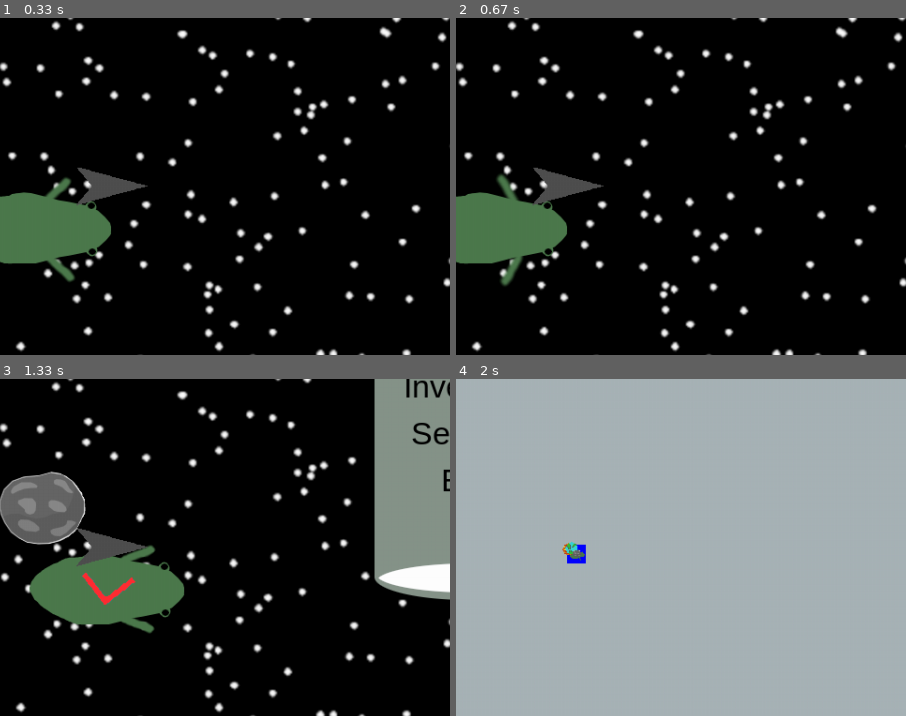
Above: before the commit, frames 1-4 (two rows, left to right).
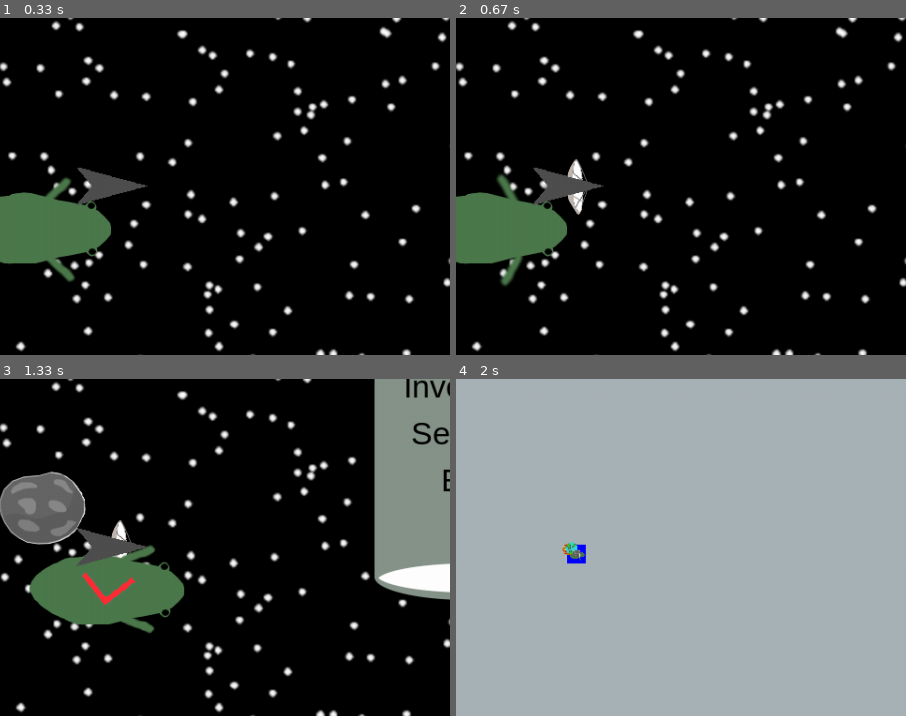
Above: after the commit, the same moments.

Repository: Jacob-OTW/Explorer-in-PyGame
Game: pygame game, started from main.py
Same seed, same stepped clock (60 frames per second), same inputs: the game is played once before the commit and once after it.
Inputs:
- Up to frame 1 (0.33 s): no input
- Up to frame 2 (0.67 s): tap U at 0.33 s
- Up to frame 3 (1.33 s): hold G 0.67-1.13 s; hold Up 0.67-1.13 s; tap E at 1.17 s
- Up to frame 4 (2 s): tap M at 1.5 s; hold U from 1.83 s (still down); hold Up from 1.83 s (still down); tap Space at 1.9 s
The pictures show only the part of the screen within x 38-88%, y 25-75%; the shares and areas given below are measured in that part.

Frame 1 is identical in both runs. In frame 2, 0.3% of the frame differs, in the area x 24-30%, y 41-59%; in frame 3, 0.2%; in frame 4, less than 0.1%.

Commit message:
Added Space probe, still needs code to effect planets etc. but it works

Diff:
--- a/main.py
+++ b/main.py
@@ -1,6 +1,5 @@
 import pygame
 import sys
-import random
 import time
 from settings import stage
 from player_obj import player_group, play
@@ -9,6 +8,8 @@
 from pop_up_obj import pop_up_group
 from shop_UI_obj import shop_ui_group, shop_ui, return_main_menu
 from nav_objs import mimic_group, Mimic, map_selector_group, map_selector, map_ui_group, map_ui, arrow_group
+from star_obj import Stars
+from space_probe_obj import space_probe_group, add_probe
 
 
 def HandleKeys():
@@ -17,79 +18,26 @@
             pygame.quit()
             sys.exit()
         if event.type == pygame.KEYDOWN:
-            if event.key == pygame.K_UP:
+            if event.key == pygame.K_UP:  # Cycle through menu up
                 shop_ui.selected -= 1
                 if shop_ui.selected < 0:
                     shop_ui.selected = shop_ui.max_shop_length
-            if event.key == pygame.K_DOWN:
+            if event.key == pygame.K_DOWN:  # Cycle through menu down
                 shop_ui.selected += 1
                 if shop_ui.selected > shop_ui.max_shop_length:
                     shop_ui.selected = 0
-            if event.key == pygame.K_RETURN:
+            if event.key == pygame.K_RETURN:  # Confirm Action in Shop UI
                 shop_ui.use()
-            if event.key == pygame.K_e:
+            if event.key == pygame.K_e:  # Open Shop_UI
                 shop_ui.shop = True
                 shop_ui.directory = []
                 shop_ui.shop_list = return_main_menu()
-            if event.key == pygame.K_m:
+            if event.key == pygame.K_m:  # Open and close map
                 map_ui.map = False if map_ui.map else True
-            if event.key == pygame.K_g:
+            if event.key == pygame.K_g:  # Cycle target for arrow and map
                 map_selector.next_target()
-
-
-class Stars:  # This class is used for the background tiles
-    StarList = []  # Objects are added to this list
-    test_img = pygame.image.load('Assets/BG/BG1.png').convert_alpha()  # Stored value for weight and height
-
-    @classmethod
-    def randomBG(cls):
-        # Returns one of the random images for the Background
-        return pygame.image.load(f'Assets/BG/BG{random.randint(1, 3)}.png').convert_alpha()
-
-    @classmethod
-    def draw(cls):
-        # This will move all the backgrounds and draw them
-        for star in cls.StarList:
-            star.move()
-            stage.screen.blit(star.img, star.position)
-
-    @classmethod
-    def addstars(cls):
-        # This will create and 4 objects with the correct starting points for a flawless background
-        for u in [(stage.SCREEN_WIDTH / 2 - cls.test_img.get_width() / 2,
-                   stage.SCREEN_HEIGHT / 2 - cls.test_img.get_height() / 2),
-                  (stage.SCREEN_WIDTH / 2 - cls.test_img.get_width() * 1.5,
-                   stage.SCREEN_HEIGHT / 2 - cls.test_img.get_height() / 2),
-                  (stage.SCREEN_WIDTH / 2 - cls.test_img.get_width() / 2,
-                   stage.SCREEN_HEIGHT / 2 - cls.test_img.get_height() * 1.5),
-                  (stage.SCREEN_WIDTH / 2 - cls.test_img.get_width() * 1.5,
-                   stage.SCREEN_HEIGHT / 2 - cls.test_img.get_height() * 1.5)]:
-            cls.StarList.append(Stars(u[0], u[1]))
-
-    def __init__(self, x, y):
-        self.position = (x, y)
-        self.img = self.randomBG()
-
-    def move(self):
-        x = self.position[0] - play.XF
-        y = self.position[1] - play.YF
-        c = False  # c is a trigger to tell if a new image is needed
-        if x < 0 - stage.SCREEN_WIDTH:
-            x = x + Stars.test_img.get_width() * 2
-            c = True
-        elif x > stage.SCREEN_WIDTH:
-            x = 0 - stage.SCREEN_WIDTH
-            c = True
-        if y < 0 - stage.SCREEN_HEIGHT:
-            y = stage.SCREEN_HEIGHT
-            c = True
-        elif y > stage.SCREEN_HEIGHT:
-            y = 0 - stage.SCREEN_HEIGHT
-            c = True
-        if c:
-            self.img = Stars.randomBG()
-
-        self.position = (x, y)
+            if event.key == pygame.K_u:
+                add_probe()
 
 
 class MouseTrail:  # This class is for debugging
@@ -112,14 +60,11 @@
             stage.screen.blit(self.img, (pos[0] - stage.XScroll, pos[1] - stage.YScroll))
 
 
-surface = pygame.Surface(stage.screen.get_size())
-bg_color = pygame.Color('black')
-
 MT = MouseTrail()  # Create Mouse trail object for debugging
 
 Stars.addstars()  # Add the 4 background tiles
 
-mimic_group.add(Mimic(play, is_player=True))
+mimic_group.add(Mimic(play, is_player=True))  # Add mimics for all objects
 for i in creature_group.sprites():
     mimic_group.add(Mimic(i))
 for i in planet_group.sprites():
@@ -140,14 +85,16 @@
     arrow_group.update()
     planet_group.update()
     creature_group.update()
+    space_probe_group.update()
     shop_ui_group.update()
     pop_up_group.update()
     mimic_group.update()
     map_selector_group.update()
 
     # Visual
-    stage.screen.fill(bg_color)  # Fill the 'screen' surface with a solid color
+    stage.screen.fill('black')  # Fill the 'screen' surface with a solid color
     Stars.draw()  # Draw the Stars and update their position
+    space_probe_group.draw(stage.screen)
     planet_group.draw(stage.screen)  # Draw the planets
     creature_group.draw(stage.screen)
     player_group.draw(stage.screen)
--- a/nav_objs.py
+++ b/nav_objs.py
@@ -38,6 +38,9 @@
         self.rect = self.image.get_rect(center=((x * 0.018) + stage.SCREEN_WIDTH / 2,
                                                 (y * 0.018) + stage.SCREEN_HEIGHT / 2))
 
+        if not self.target.alive():
+            self.kill()
+
 
 mimic_group = pygame.sprite.Group()
 
@@ -72,9 +75,9 @@
         self.target = None
         self.target_index = 1  # Starts with 1 because 0 is the ship
         self.possible = []
-        for i in mimic_group.sprites():
-            if i.target.seen:
-                self.possible.append(i)
+        for mimic in mimic_group.sprites():
+            if mimic.target.seen:
+                self.possible.append(mimic)
 
     def update(self):
         if self.target and not self.target.target.seen:
--- /dev/null
+++ b/space_probe_obj.py
@@ -0,0 +1,32 @@
+import pygame
+from settings import stage
+from player_obj import play
+from nav_objs import mimic_group, Mimic
+
+
+def add_probe():
+    probe = Probe((stage.XScroll + stage.SCREEN_WIDTH / 2, stage.YScroll + stage.SCREEN_HEIGHT / 2), angle=play.angle,
+                  force=(play.XF, play.YF))
+    space_probe_group.add(probe)
+    mimic_group.add(Mimic(probe))
+
+
+class Probe(pygame.sprite.Sprite):
+    def __init__(self, start=(0, 0), angle=0, force=(0, 0)):
+        super().__init__()
+        self.stored = pygame.transform.scale(pygame.image.load('Assets/probe.png').convert_alpha(), (56, 60))
+        self.image = self.stored
+        self.rect = self.image.get_rect()
+        self.start = start
+        self.angle = angle
+        self.force = pygame.math.Vector2(force)
+        self.seen = True
+
+    def update(self):
+        self.start += self.force
+        self.image = pygame.transform.rotate(self.stored, self.angle)
+        self.rect = self.image.get_rect(center=(self.start[0] - stage.XScroll, self.start[1] - stage.YScroll))
+        stage.loop(self)
+
+
+space_probe_group = pygame.sprite.GroupSingle()
--- /dev/null
+++ b/star_obj.py
@@ -0,0 +1,59 @@
+import pygame
+import random
+from settings import stage
+from player_obj import play
+
+
+class Stars:  # This class is used for the background tiles
+    StarList = []  # Objects are added to this list
+    test_img = pygame.image.load('Assets/BG/BG1.png').convert_alpha()  # Stored value for weight and height
+
+    @classmethod
+    def randomBG(cls):
+        # Returns one of the random images for the Background
+        return pygame.image.load(f'Assets/BG/BG{random.randint(1, 3)}.png').convert_alpha()
+
+    @classmethod
+    def draw(cls):
+        # This will move all the backgrounds and draw them
+        for star in cls.StarList:
+            star.move()
+            stage.screen.blit(star.img, star.position)
+
+    @classmethod
+    def addstars(cls):
+        # This will create and 4 objects with the correct starting points for a flawless background
+        for u in [(stage.SCREEN_WIDTH / 2 - cls.test_img.get_width() / 2,
+                   stage.SCREEN_HEIGHT / 2 - cls.test_img.get_height() / 2),
+                  (stage.SCREEN_WIDTH / 2 - cls.test_img.get_width() * 1.5,
+                   stage.SCREEN_HEIGHT / 2 - cls.test_img.get_height() / 2),
+                  (stage.SCREEN_WIDTH / 2 - cls.test_img.get_width() / 2,
+                   stage.SCREEN_HEIGHT / 2 - cls.test_img.get_height() * 1.5),
+                  (stage.SCREEN_WIDTH / 2 - cls.test_img.get_width() * 1.5,
+                   stage.SCREEN_HEIGHT / 2 - cls.test_img.get_height() * 1.5)]:
+            cls.StarList.append(Stars(u[0], u[1]))
+
+    def __init__(self, x, y):
+        self.position = (x, y)
+        self.img = self.randomBG()
+
+    def move(self):
+        x = self.position[0] - play.XF
+        y = self.position[1] - play.YF
+        c = False  # c is a trigger to tell if a new image is needed
+        if x < 0 - stage.SCREEN_WIDTH:
+            x = x + Stars.test_img.get_width() * 2
+            c = True
+        elif x > stage.SCREEN_WIDTH:
+            x = 0 - stage.SCREEN_WIDTH
+            c = True
+        if y < 0 - stage.SCREEN_HEIGHT:
+            y = stage.SCREEN_HEIGHT
+            c = True
+        elif y > stage.SCREEN_HEIGHT:
+            y = 0 - stage.SCREEN_HEIGHT
+            c = True
+        if c:
+            self.img = Stars.randomBG()
+
+        self.position = (x, y)
Binary file added: Assets/probe.png
